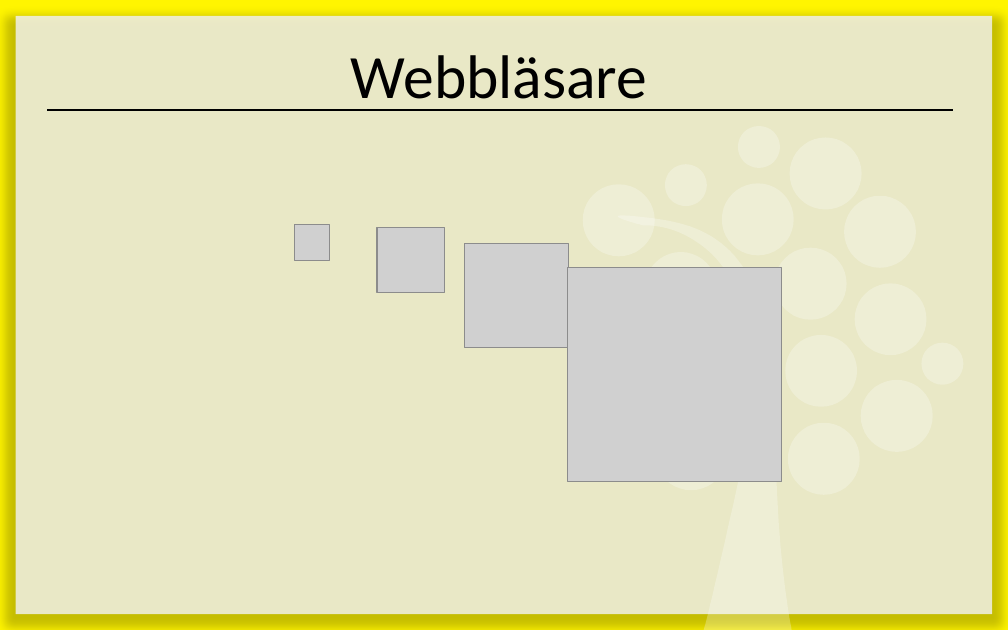
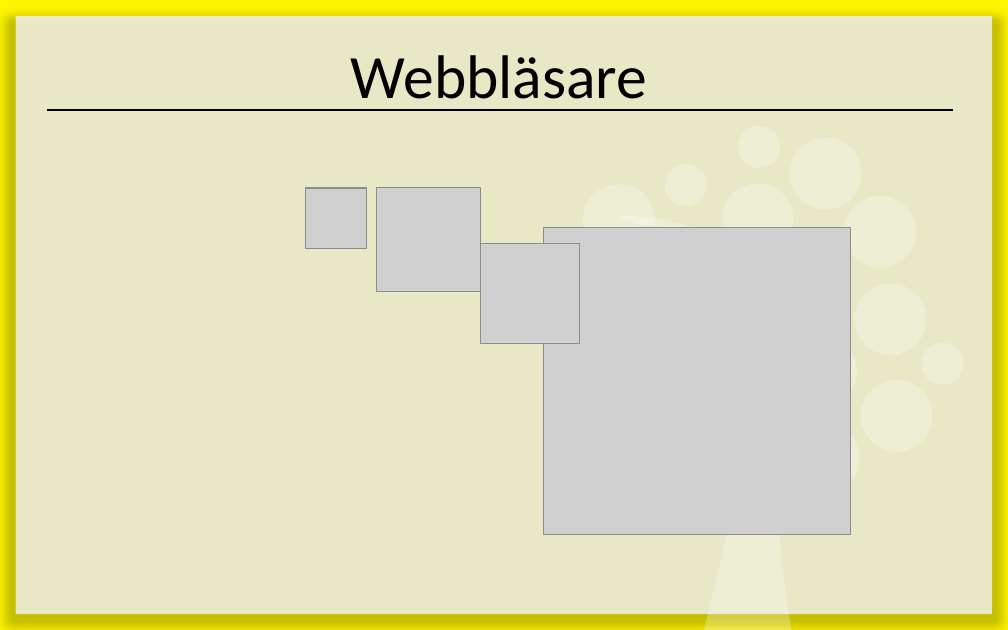
Before and after one commit to 1ik415/Kursmaterial, a slide deck: slide 7 of Föreläsningar/F04 - Webbteknik.pptx. Drawn at 1008x630 pixels with LibreOffice and Linux fonts; fonts in the diff are those of the drawing; grey boxes stand for pictures; background and template pictures are left out. Boxes give left, top, right and bottom in pixels: in the first picture for what was removed or moved away, otherwise in the second. Text is boxed around its words. In the diff, an @@ line names an element or a change of style, - is before the commit and + after.

```diff
--- a/Föreläsningar/F04 - Webbteknik.pptx
+++ b/Föreläsningar/F04 - Webbteknik.pptx
@@ picture added at bbox=[305, 188, 367, 250] @@
@@ picture: place and size @@
-picture at bbox=[294, 225, 330, 260]
+picture at bbox=[377, 188, 480, 291]
@@ picture removed at bbox=[377, 228, 445, 292] @@
@@ picture added at bbox=[543, 228, 851, 535] @@
@@ picture: place and size @@
-picture at bbox=[465, 244, 570, 349]
+picture at bbox=[480, 244, 580, 344]
@@ picture removed at bbox=[568, 267, 782, 482] @@
@@ freeform shape removed at bbox=[645, 252, 717, 324] @@
@@ freeform shape removed at bbox=[774, 248, 846, 320] @@
@@ freeform shape removed at bbox=[655, 418, 727, 490] @@
```
Also in this commit, not shown: 7 other slides changed.
